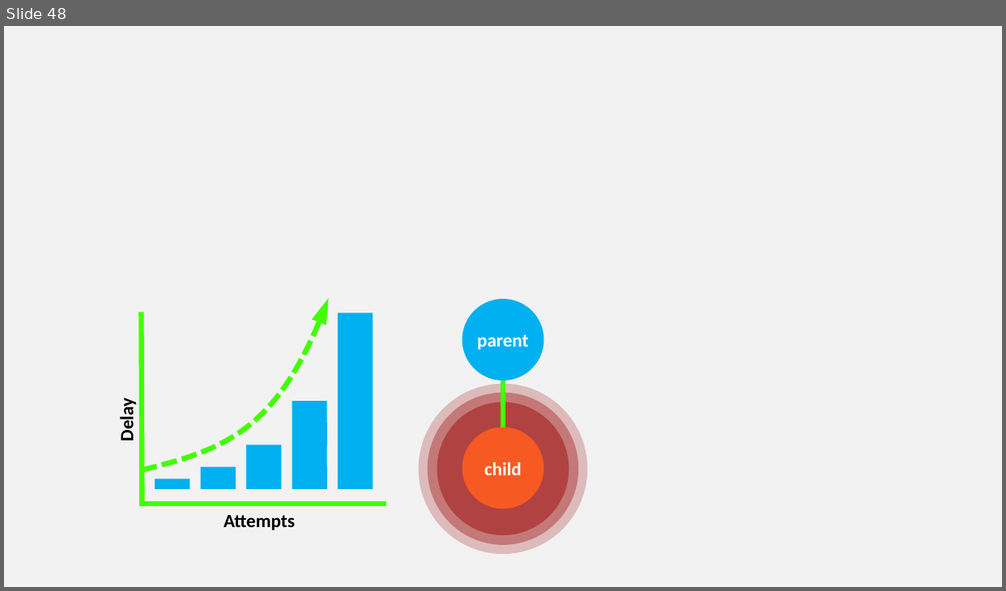
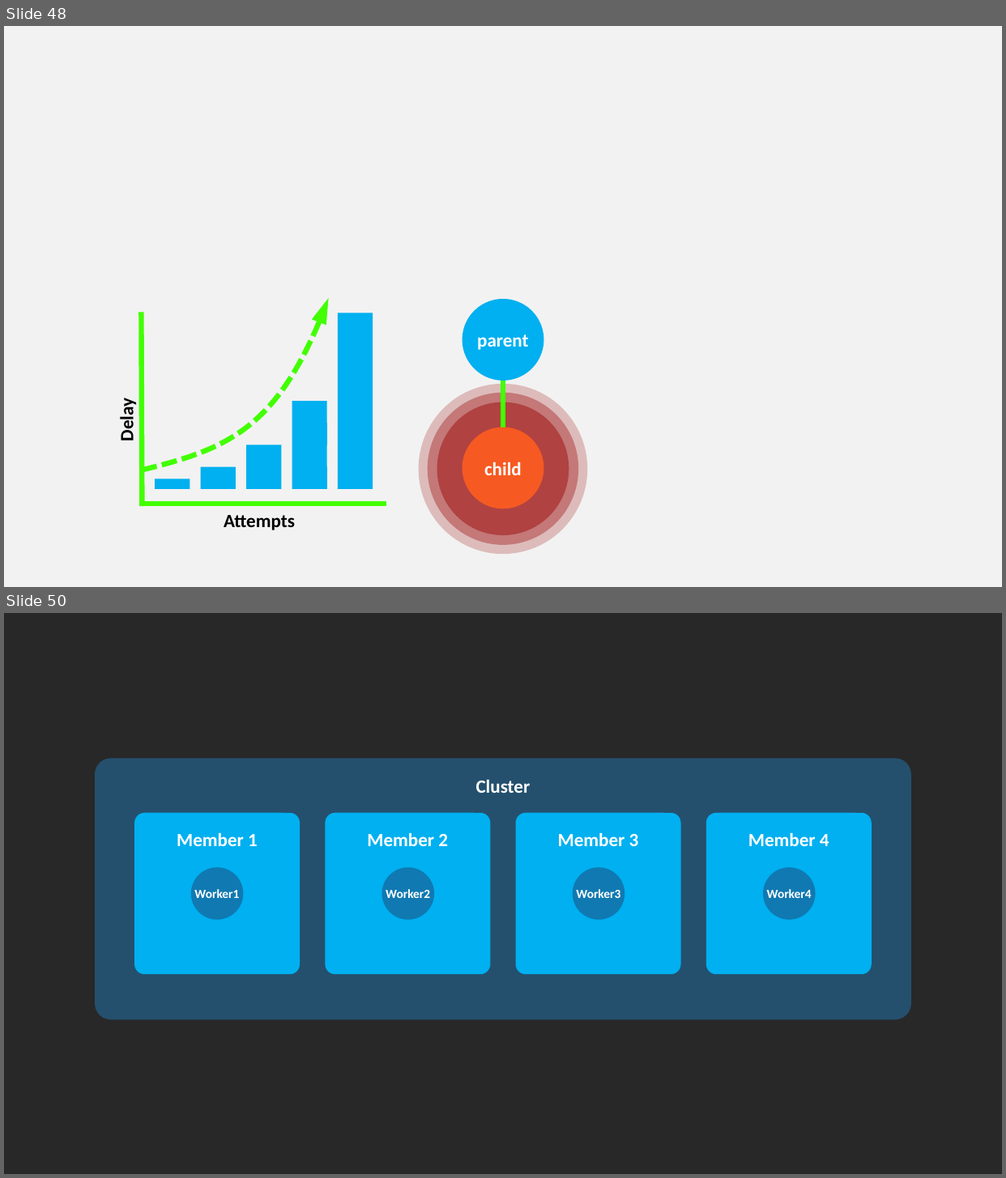
Before and after one commit to asynkron/website, a slide deck: media/logo.pptx. Shown one above the other, each under a label of ours: slide 48 before the commit, slides 48 and 50 after it; the slides between them are not shown. The pictures are 1006x591 and 1006x1178 pixels, drawn with LibreOffice and Linux fonts; fonts in the diff are those of the drawing. Boxes give left, top, right and bottom in pixels: in the first picture for what was removed or moved away, otherwise in the second. Text is boxed around its words. In the diff, an @@ line names an element or a change of style, - is before the commit and + after.

```diff
--- a/media/logo.pptx
+++ b/media/logo.pptx
@@ slide 50 added at (4,613,1002,1174), background #282828 @@
@@ rounded rectangle added at (95,758,911,1020), fill #24506E, 18 pt, text #FFFFFF, bold @@
+Cluster
@@ group added at (134,813,872,974): 4 rounded rectangles @@
+Member 1
+Member 2
+Member 3
+Member 4
@@ ellipse added at (191,867,244,920), fill #1079B2, 12 pt, text #FFFFFF, bold @@
+Worker1
@@ ellipse added at (382,867,434,920), fill #1079B2, 12 pt, text #FFFFFF, bold @@
+Worker2
@@ ellipse added at (572,867,624,920), fill #1079B2, 12 pt, text #FFFFFF, bold @@
+Worker3
@@ ellipse added at (763,867,816,920), fill #1079B2, 12 pt, text #FFFFFF, bold @@
+Worker4
```
Also in this commit, not shown: 2 other slides added, 1 other file.
